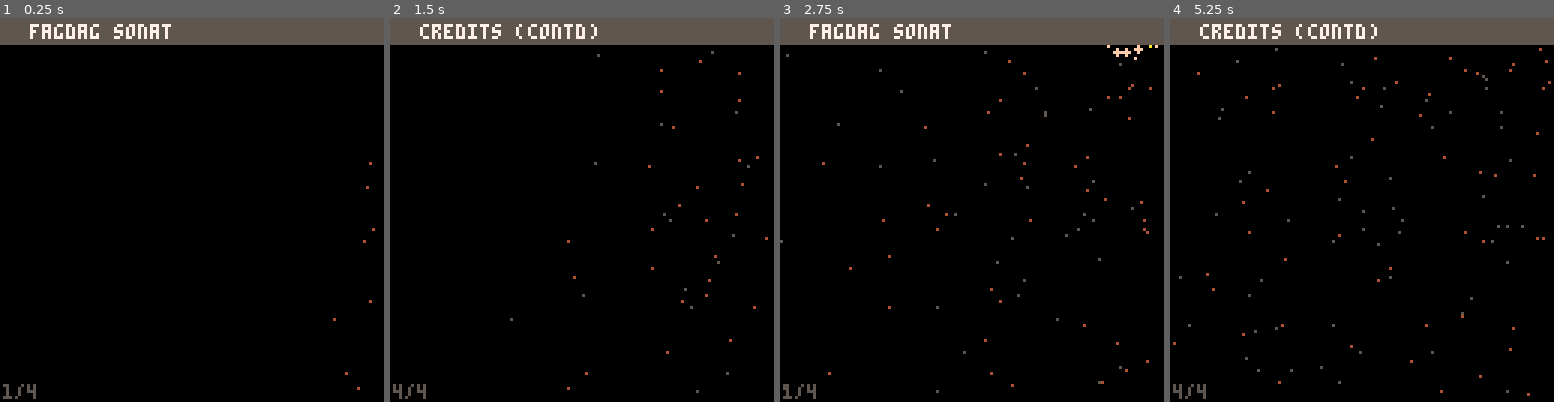
Above: before the commit, frames 1-4 (left to right).
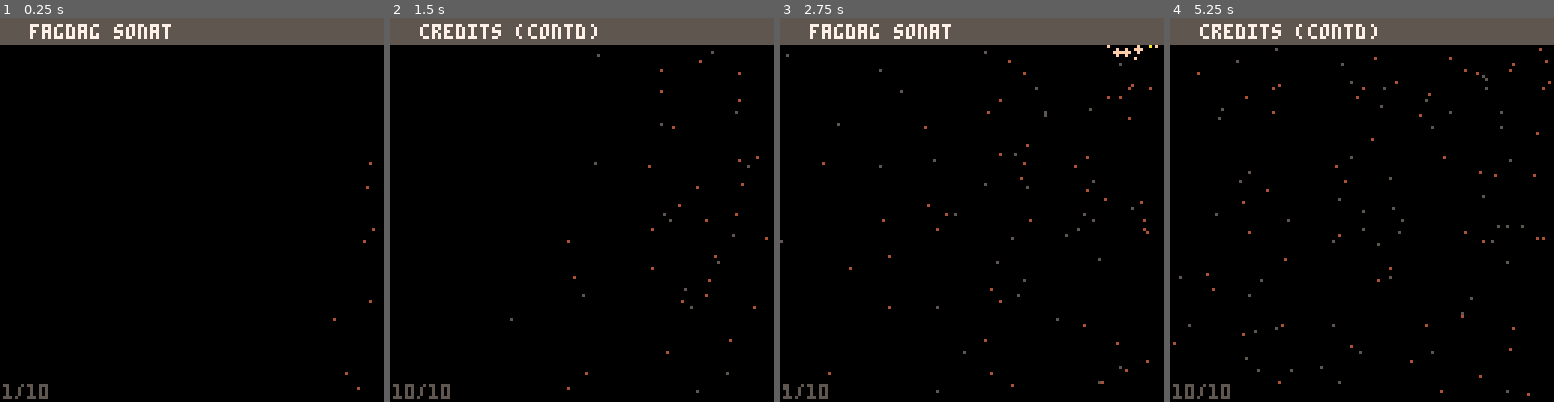
Above: after the commit, the same moments.

Repository: Sonat-Consulting/fagdag-pico8
Game: PICO-8 cartridge planlegging/playground/slides.p8
Two runs of this game, one before a commit and one after it. Both use one fixed random seed, a clock stepped at 60 frames per second and the inputs below.
Inputs:
- Up to frame 1 (0.25 s): no input
- Up to frame 2 (1.5 s): tap X (X key) at 0.33, 1.07 s; tap O (Z key) at 0.7 s
- Up to frame 3 (2.75 s): hold Right 1.6-2.1 s; tap O (Z key) at 1.7, 2.1, 2.5 s; tap X (X key) at 1.85 s; hold Up 2.15-2.42 s; hold Right from 2.47 s (still down)
- Up to frame 4 (5.25 s): tap O (Z key) every 0.4 s from 2.9 to 4.9 s; tap X (X key) at 2.97, 4.08, 5.2 s; release Right at 3.03 s; hold Left 3.08-3.58 s; hold Down 3.63-3.97 s; hold Right 4.02-4.68 s; hold Up 4.73-5.03 s; hold Left from 5.08 s (still down)

The runs differ from the first frame. In frame 1, 0.1% of the frame differs, in the area x 7-13%, y 95-100%; in frame 2, 0.3%, in the area x 0-16%, y 95-100%; in frame 3, 0.1%; in frame 4, 0.3%.

Commit message:
Flere slides

Diff:
--- a/planlegging/playground/slides.p8
+++ b/planlegging/playground/slides.p8
@@ -16,6 +16,12 @@
 function buildslides()
 	return {
 		intro(),
+		year1984(),
+		simplergraphics(),
+		simplermemory(),
+		simplertools(),
+		white(),
+		happy(),
 		counter(),
 		credits(),
 		credits2(),
@@ -30,15 +36,106 @@
 		"                              ",
 		"                              ",
 		"-i dag skal vi ta dere tilbake",
-		"                              ",
-		"-     til rundt ★r 1984       ",
-		"                              ",
-		"                              ",
+		"           i tid              ",
+		"                              ",
+		"-til en era der ting var litt ",
+		"            enklere           ",
 		"                              ",
 		"                              ",
 		"                              ",
 		"                              ",
 	})
+end
+
+function year1984()
+	return makeslide("1984",
+	{
+		"-       aaret er 1984         ",
+		"-  7-bit ascii er standard    ",
+		"-   dvs ingen norske tegn     ",
+		"- (men heller ingen problemer ",
+		" med idiotiske tegnsett :d )  ",
+		"-(ja utf-16, jeg ser paa deg!)",
+		"  	                           ",
+		"-   vi maatte klare oss med   ",
+		" doble vokaler (ae, oe, aa)   ",
+		"-eller v&re kreative og pr☉ve",
+		" oss frem til det s★ bra ut  ",
+	})
+end
+
+function simplergraphics()
+	return makeslide("grafikk",
+	{
+		"-    idag er vi bortskjemt    ",
+		"                              ",
+		"- med superraske prosessorer  ",
+		"                              ",
+		"- grafikkort som kan tegne    ",
+		"  milliarder av farger        ",
+		"  	                           ",
+		"- i oppl☉sninger p★ tusener  ",
+		"   av piksler i hver retning  ",
+		" langt oftere enn menneskets  ",
+		"    ☉ye kan oppfatte...       ",
+	})
+end
+
+function simplermemory()
+	return makeslide("minne",
+	{
+		"- vi har st☉rre cpu cache     ",
+		" enn maskiner fra den tiden   ",
+		" hadde kapasitet p★ disk...   ",
+		"                              ",
+		"- og selv datamaskinen du har ",
+		" i lomma har raskere prosessor",
+		" og uendelig mer lagring enn  ",
+		"    man kunne dr☉mme om da    ",
+		"                              ",
+		"                              ",
+		"                              ",
+	})
+end
+
+function simplertools()
+	return makeslide("verkt☉y",
+	{
+		"- ikke minst har verkt☉yene   ",
+		" v★re endret seg betraktelig  ",
+		"                              ",
+		"- der det tidligere var vanlig",
+		"    med basic eller assembly  ",
+		"   og direkte manipulering av ",
+		"        minneverdier...       ",
+		"                              ",
+		"- har vi n★ abstraksjoner,    ",
+		"  frameworks, transpilere og  ",
+		"  monads...                   ",
+	})
+end
+
+function white()
+	local draw = function()
+		cls(7)
+	end
+	return makecustomslide("😐😐😐😐😐😐😐😐", nil, draw)
+end
+
+function happy()
+	local t = 0
+	local init = function()
+		t = 0
+	end
+	local draw = function()
+		t += 1
+		cls(7)
+		for i=0,7 do
+			printoutlined("men er vi lykkeligere?", 16 + 10 * cos(t/45 + i/30), 64 + 32*sin(t/90 + i/30), 8 + i)
+		end
+	end
+
+	return makecustomslide("♥♥♥♥♥♥♥♥♥♥♥♥", init, draw)
 end
 
 function counter()
@@ -128,6 +225,24 @@
 	}
 	return slide
 end
+
+function printoutlined(text, x, y, color)
+	local offsets = {
+		{-1,-1},
+		{-1, 0},
+		{-1, 1},
+		{ 0,-1},
+		{ 0, 1},
+		{ 1,-1},
+		{ 1, 0},
+		{ 1, 1},
+	}
+	for offset in all(offsets) do
+		print(text, x+offset[1], y + offset[2], 0)
+	end
+	print(text, x, y, color)
+end
+
 
 --vars
 headercolour = 5 --dark grey
